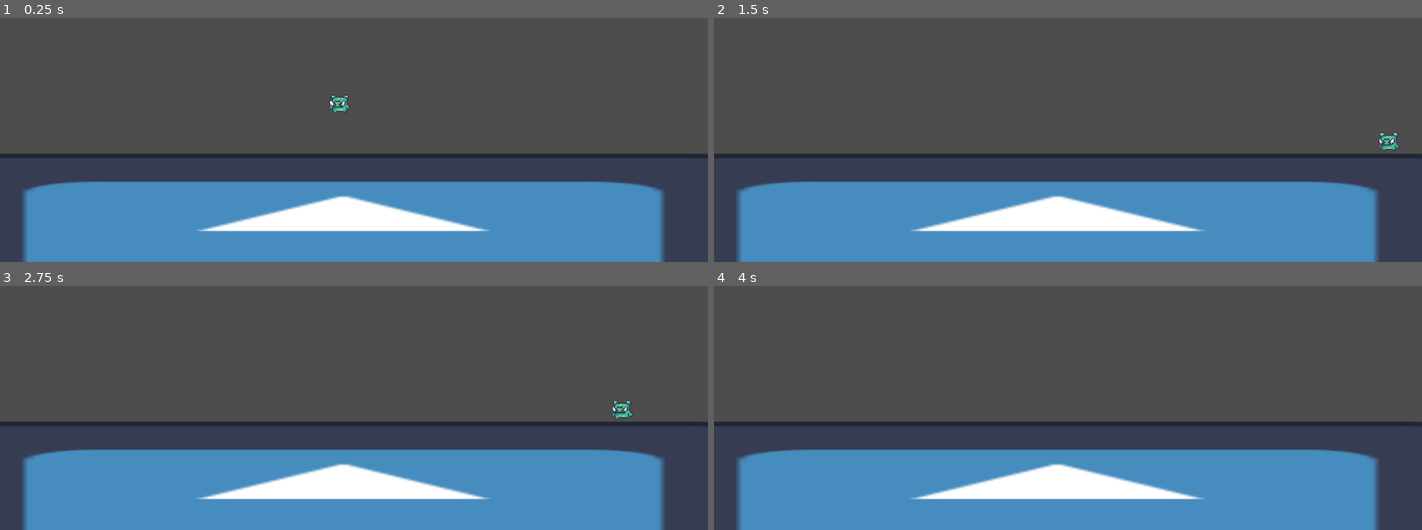
Above: before the commit, frames 1-4 (two rows, left to right).
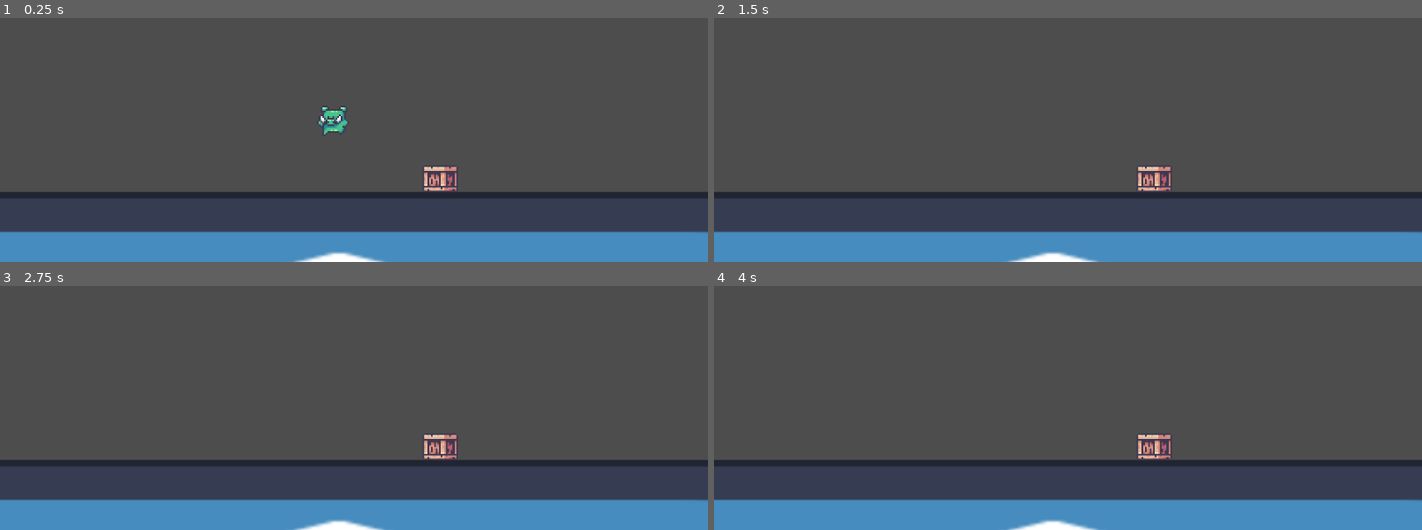
Above: after the commit, the same moments.

Repository: BulldozerDevv/Out-Of-Reach
Game: Godot game, scene res://Scenes/main_level.tscn
Same seed, same stepped clock (60 frames per second), same inputs: the game is played once before the commit and once after it. The project has no main scene, so this scene is started directly. The engine's default icon, where the game draws it, is replaced by a stand-in: a white triangle on a blue panel in a dark square.
Inputs:
- Up to frame 1 (0.25 s): no input
- Up to frame 2 (1.5 s): tap Enter (ui_accept) at 0.5, 0.77 s; hold Right (ui_right) from 0.53 s (still down)
- Up to frame 3 (2.75 s): tap Enter (ui_accept) at 1.52, 2 s; release Right (ui_right) at 2.03 s; hold Left (ui_left) from 2.03 s (still down)
- Up to frame 4 (4 s): release Left (ui_left) at 2.78 s; hold Right (ui_right) from 2.78 s (still down); tap Enter (ui_accept) at 3.02, 3.5, 3.77 s

The runs differ from the first frame. In frame 1, 23% of the frame differs, in the area x 0-100%, y 31-100%; in frame 2, 23%; in frame 3, 23%; in frame 4, 22%.

Commit message:
Polishing the Movement + Adding the box mechanic

Diff:
--- /dev/null
+++ b/Scenes/box.tscn
@@ -0,0 +1,18 @@
+[gd_scene load_steps=3 format=3 uid="uid://doaivc5tublt5"]
+
+[ext_resource type="Texture2D" uid="uid://cljqd0hg5cwu4" path="res://Sprites/08-Box/Idle.png" id="1_xkb4e"]
+
+[sub_resource type="RectangleShape2D" id="RectangleShape2D_ego7h"]
+size = Vector2(21, 16)
+
+[node name="Box" type="RigidBody2D" groups=["Boxes"]]
+collision_layer = 2
+collision_mask = 2
+
+[node name="CollisionShape2D" type="CollisionShape2D" parent="."]
+position = Vector2(-0.5, 0)
+shape = SubResource("RectangleShape2D_ego7h")
+
+[node name="Sprite2D" type="Sprite2D" parent="."]
+texture_filter = 1
+texture = ExtResource("1_xkb4e")
--- a/Scenes/main_level.tscn
+++ b/Scenes/main_level.tscn
@@ -1,27 +1,33 @@
-[gd_scene load_steps=4 format=3 uid="uid://dog5f0oyu6dge"]
+[gd_scene load_steps=5 format=3 uid="uid://dog5f0oyu6dge"]
 
 [ext_resource type="Texture2D" uid="uid://dxmx763sjh13p" path="res://Sprites/icon.svg" id="1_q2fht"]
 [ext_resource type="PackedScene" uid="uid://cv1qlxq21q041" path="res://Scenes/player.tscn" id="2_ikcpc"]
+[ext_resource type="PackedScene" uid="uid://doaivc5tublt5" path="res://Scenes/box.tscn" id="3_5erdv"]
 
 [sub_resource type="RectangleShape2D" id="RectangleShape2D_q2fht"]
 size = Vector2(799, 20)
 
 [node name="Main Level" type="Node2D"]
 
-[node name="StaticBody2D" type="StaticBody2D" parent="."]
+[node name="Floor" type="StaticBody2D" parent="."]
+collision_layer = 3
+collision_mask = 3
 
-[node name="Icon" type="Sprite2D" parent="StaticBody2D"]
+[node name="Icon" type="Sprite2D" parent="Floor"]
 position = Vector2(485, 458)
 scale = Vector2(6.16406, 1)
 texture = ExtResource("1_q2fht")
 
-[node name="CollisionShape2D" type="CollisionShape2D" parent="StaticBody2D"]
-position = Vector2(492, 403)
+[node name="CollisionShape2D" type="CollisionShape2D" parent="Floor"]
+position = Vector2(492, 404)
 shape = SubResource("RectangleShape2D_q2fht")
 
 [node name="Player" parent="." instance=ExtResource("2_ikcpc")]
 position = Vector2(479, 318)
 
+[node name="Box" parent="." instance=ExtResource("3_5erdv")]
+position = Vector2(546, 376)
+
 [node name="Camera2D" type="Camera2D" parent="."]
 position = Vector2(494, 317)
-zoom = Vector2(2.125, 2.125)
+zoom = Vector2(3.025, 3.025)
--- a/Scenes/player.tscn
+++ b/Scenes/player.tscn
@@ -165,7 +165,11 @@
 "speed": 12.0
 }]
 
+[sub_resource type="RectangleShape2D" id="RectangleShape2D_fkybt"]
+size = Vector2(10, 11.5)
+
 [node name="Player" type="CharacterBody2D"]
+collision_layer = 3
 script = ExtResource("1_cvnsp")
 
 [node name="CollisionShape2D" type="CollisionShape2D" parent="."]
@@ -177,3 +181,14 @@
 sprite_frames = SubResource("SpriteFrames_7dp3o")
 animation = &"Run"
 autoplay = "Idle"
+
+[node name="Area2D" type="Area2D" parent="."]
+collision_layer = 3
+collision_mask = 3
+
+[node name="CollisionShape2D" type="CollisionShape2D" parent="Area2D"]
+position = Vector2(3, 9.25)
+shape = SubResource("RectangleShape2D_fkybt")
+
+[connection signal="body_entered" from="Area2D" to="." method="_on_area_2d_body_entered"]
+[connection signal="body_exited" from="Area2D" to="." method="_on_area_2d_body_exited"]
--- a/Scripts/player.gd
+++ b/Scripts/player.gd
@@ -7,25 +7,44 @@
 
 
 func _physics_process(delta):
-	# Add the gravity.
 	if not is_on_floor():
 		velocity += get_gravity() * delta
 
-	# Handle jump.
 	if Input.is_action_just_pressed("ui_accept") and is_on_floor():
 		velocity.y = JUMP_VELOCITY
 
-	# Get the input direction and handle the movement/deceleration.
-	# As good practice, you should replace UI actions with custom gameplay actions.
 	var direction = Input.get_axis("ui_left", "ui_right")
+
 	if direction:
 		velocity.x = direction * SPEED
+		animated_sprite_2d.flip_h = direction > 0
+	else:
+		velocity.x = move_toward(velocity.x, 0, SPEED)
+
+	# الأنيميشن
+	if not is_on_floor():
+		if velocity.y < 0:
+			animated_sprite_2d.play("Jump")
+		else:
+			animated_sprite_2d.play("Fall")
+	elif direction:
 		animated_sprite_2d.play("Run")
 	else:
-		velocity.x = move_toward(velocity.x, 0, SPEED)
 		animated_sprite_2d.play("Idle")
 
 	move_and_slide()
 
 func _ready():
 	animated_sprite_2d.play("Idle")
+
+
+func _on_area_2d_body_entered(body):
+	if body.is_in_group("Boxes"):
+		body.collision_layer = 1
+		body.collision_mask = 1
+
+
+func _on_area_2d_body_exited(body):
+	if body.is_in_group("Boxes"):
+		body.collision_layer = 2
+		body.collision_mask = 2
--- a/project.godot
+++ b/project.godot
@@ -19,6 +19,10 @@
 window/size/viewport_width=1280
 window/size/viewport_height=720
 
+[global_group]
+
+Boxes=""
+
 [rendering]
 
 renderer/rendering_method="mobile"
Not shown: 1 places in Scenes/player.tscn that only renumber resources
